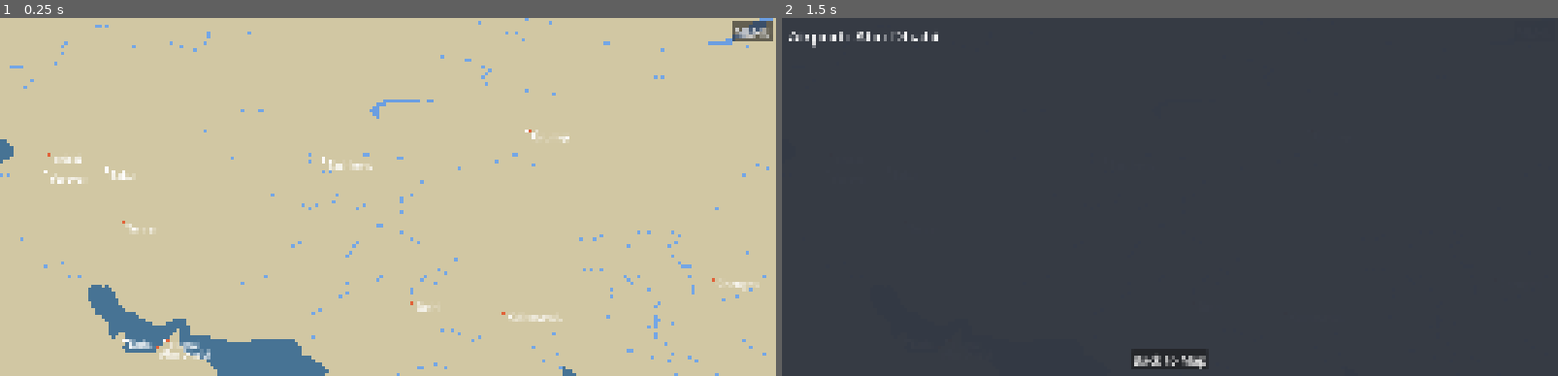
Above: before the commit, frames 1-2 (left to right).
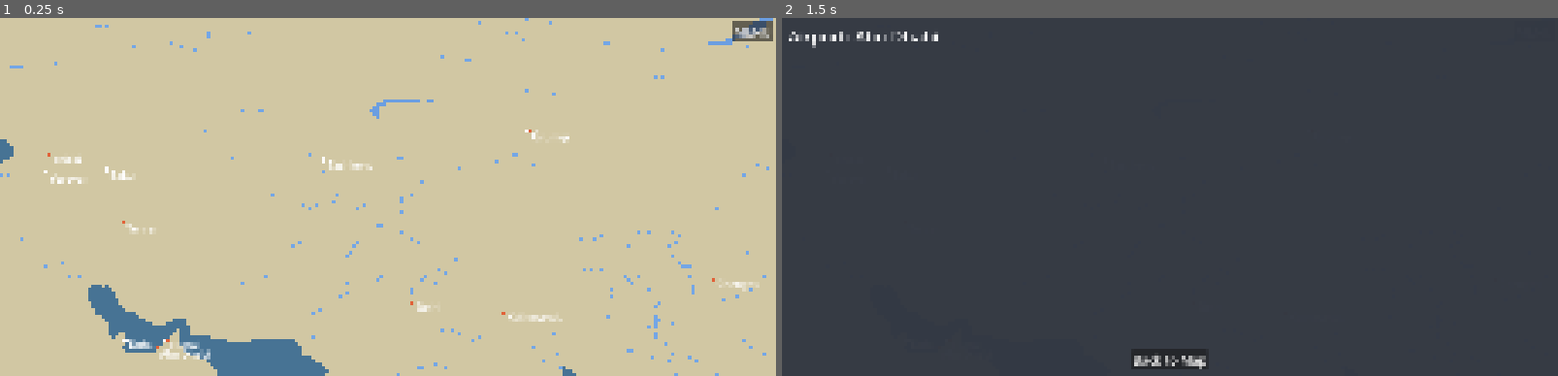
Above: after the commit, the same moments.

Repository: FelixSciFi/airline_game
Game: Godot game, scene res://scenes/main_game.tscn
The game is run twice, just before and just after one commit, with the same random seed, the same clock (stepped at 60 frames per second) and the same inputs.
Inputs (mouse positions are in pixels of both pictures, inside the frame that each line leads up to):
- Up to frame 1 (0.25 s): no input
- Up to frame 2 (1.5 s): click (944, 340) at 0.52 s; click (906, 340) at 1.27 s

The runs differ from the first frame. In frame 1, less than 0.1% of the frame differs, in the area x 3-64%, y 6-44%; in frame 2, less than 0.1%.

Commit message:
Update world_map.gd

Diff:
--- a/ui/world_map.gd
+++ b/ui/world_map.gd
@@ -17,6 +17,9 @@
 const CITY_ICON_STROKE_WIDTH := 1.2
 const CITY_ICON_RADIUS_CLAMP_MIN := 3.5
 const CITY_ICON_RADIUS_CLAMP_MAX := 12.0
+## 河流分级显示：zoom 低于阈值时不画该级。固定阈值（玩家 zoom 约 1.28～5.0）
+const RIVER_ZOOM_REGIONAL := 1.8
+const RIVER_ZOOM_MINOR := 2.6
 
 var _cities_layer: Node2D
 var _aircraft_layer: Node2D
@@ -52,6 +55,20 @@
 	var world_y: float = (90.0 - lat) / 180.0 * float(map_h)
 	return Vector2(world_x, world_y)
 
+func _compute_bbox(points: PackedVector2Array) -> Rect2:
+	if points.is_empty():
+		return Rect2(0, 0, 0, 0)
+	var min_x: float = points[0].x
+	var max_x: float = points[0].x
+	var min_y: float = points[0].y
+	var max_y: float = points[0].y
+	for i in range(1, points.size()):
+		min_x = minf(min_x, points[i].x)
+		max_x = maxf(max_x, points[i].x)
+		min_y = minf(min_y, points[i].y)
+		max_y = maxf(max_y, points[i].y)
+	return Rect2(Vector2(min_x, min_y), Vector2(max_x - min_x, max_y - min_y))
+
 func _parse_ring_to_world(outer: Array, map_w: int, map_h: int) -> PackedVector2Array:
 	var ring: PackedVector2Array = []
 	for pt in outer:
@@ -104,7 +121,7 @@
 				continue
 			var ring: PackedVector2Array = _parse_ring_to_world(outer_ring, map_w, map_h)
 			if ring.size() >= 3:
-				_land_polygons.append(ring)
+				_land_polygons.append({"points": ring, "bbox": _compute_bbox(ring)})
 		elif gtype == "MultiPolygon":
 			for poly in coords:
 				if typeof(poly) != TYPE_ARRAY or poly.is_empty():
@@ -114,7 +131,7 @@
 					continue
 				var ring: PackedVector2Array = _parse_ring_to_world(outer_ring, map_w, map_h)
 				if ring.size() >= 3:
-					_land_polygons.append(ring)
+					_land_polygons.append({"points": ring, "bbox": _compute_bbox(ring)})
 	_land_loaded = true
 	print("Land polygons cached: ", _land_polygons.size())
 
@@ -157,6 +174,11 @@
 	for feature in features:
 		if typeof(feature) != TYPE_DICTIONARY:
 			continue
+		var props = feature.get("properties", null)
+		if typeof(props) != TYPE_DICTIONARY:
+			continue
+		if str(props.get("featurecla", "")) != "River":
+			continue
 		var geom = feature.get("geometry", null)
 		if geom == null or typeof(geom) != TYPE_DICTIONARY:
 			continue
@@ -164,17 +186,18 @@
 		var coords = geom.get("coordinates", null)
 		if coords == null or typeof(coords) != TYPE_ARRAY:
 			continue
+		var scalerank: int = int(props.get("scalerank", 6))
 		if gtype == "LineString":
 			var line_pts: PackedVector2Array = _parse_line_to_world(coords, map_w, map_h)
 			if line_pts.size() >= 2:
-				_river_lines.append(line_pts)
+				_river_lines.append({"points": line_pts, "bbox": _compute_bbox(line_pts), "scalerank": scalerank})
 		elif gtype == "MultiLineString":
 			for segment in coords:
 				if typeof(segment) != TYPE_ARRAY or segment.size() < 2:
 					continue
 				var line_pts: PackedVector2Array = _parse_line_to_world(segment, map_w, map_h)
 				if line_pts.size() >= 2:
-					_river_lines.append(line_pts)
+					_river_lines.append({"points": line_pts, "bbox": _compute_bbox(line_pts), "scalerank": scalerank})
 	_river_loaded = true
 	print("River lines cached: ", _river_lines.size())
 
@@ -220,7 +243,7 @@
 				continue
 			var ring: PackedVector2Array = _parse_ring_to_world(outer_ring, map_w, map_h)
 			if ring.size() >= 3:
-				_lake_polygons.append(ring)
+				_lake_polygons.append({"points": ring, "bbox": _compute_bbox(ring)})
 		elif gtype == "MultiPolygon":
 			for poly in coords:
 				if typeof(poly) != TYPE_ARRAY or poly.is_empty():
@@ -230,7 +253,7 @@
 					continue
 				var ring: PackedVector2Array = _parse_ring_to_world(outer_ring, map_w, map_h)
 				if ring.size() >= 3:
-					_lake_polygons.append(ring)
+					_lake_polygons.append({"points": ring, "bbox": _compute_bbox(ring)})
 	_lake_loaded = true
 	print("Lake polygons cached: ", _lake_polygons.size())
 
@@ -565,24 +588,55 @@
 	draw_rect(Rect2(Vector2.ZERO, view_size), Color(0.45, 0.45, 0.48, 1))
 	# Ocean：只画一次，覆盖整个可见区域，避免三副本导致的接缝竖线
 	draw_rect(Rect2(Vector2.ZERO, view_size), OCEAN_COLOR)
-	# Land：左右连续三份副本 offset_x = -MAP_WIDTH, 0, +MAP_WIDTH
+	# 当前可见世界矩形（带 buffer，用于 land bbox 过滤）
+	var zoom: float = _map_view.get_zoom()
+	var view_center: Vector2 = _map_view.get_view_center()
+	var visible_world_width: float = view_size.x / zoom
+	var visible_world_height: float = view_size.y / zoom
+	var world_rect: Rect2 = Rect2(
+		Vector2(view_center.x - visible_world_width / 2.0, view_center.y - visible_world_height / 2.0),
+		Vector2(visible_world_width, visible_world_height)
+	)
+	world_rect = world_rect.grow(150.0)
+	# Land：左右连续三份副本 offset_x = -MAP_WIDTH, 0, +MAP_WIDTH，仅绘制与可见区域相交的 polygon
 	var offsets_x: Array = [0.0, -float(map_w), float(map_w)]
 	for offset_x in offsets_x:
 		for poly_world in _land_polygons:
+			var bbox: Rect2 = poly_world["bbox"]
+			var shifted_bbox: Rect2 = Rect2(bbox.position + Vector2(offset_x, 0), bbox.size)
+			if not shifted_bbox.intersects(world_rect):
+				continue
 			var land_screen: PackedVector2Array = []
-			for p in poly_world:
+			for p in poly_world["points"]:
 				land_screen.append(_map_view.world_to_screen(Vector2(p.x + offset_x, p.y), view_size))
 			if land_screen.size() >= 3:
 				draw_colored_polygon(land_screen, LAND_COLOR)
 		for poly_world in _lake_polygons:
+			var bbox_lake: Rect2 = poly_world["bbox"]
+			var shifted_bbox_lake: Rect2 = Rect2(bbox_lake.position + Vector2(offset_x, 0), bbox_lake.size)
+			if not shifted_bbox_lake.intersects(world_rect):
+				continue
 			var lake_screen: PackedVector2Array = []
-			for p in poly_world:
+			for p in poly_world["points"]:
 				lake_screen.append(_map_view.world_to_screen(Vector2(p.x + offset_x, p.y), view_size))
 			if lake_screen.size() >= 3:
 				draw_colored_polygon(lake_screen, LAKE_COLOR)
 		for river in _river_lines:
+			var bbox_river: Rect2 = river["bbox"]
+			var shifted_bbox_river: Rect2 = Rect2(bbox_river.position + Vector2(offset_x, 0), bbox_river.size)
+			if not shifted_bbox_river.intersects(world_rect):
+				continue
+			var sr: int = int(river.get("scalerank", 6))
+			if sr <= 2:
+				pass
+			elif sr <= 4:
+				if zoom < RIVER_ZOOM_REGIONAL:
+					continue
+			else:
+				if zoom < RIVER_ZOOM_MINOR:
+					continue
 			var pts: PackedVector2Array = []
-			for p in river:
+			for p in river["points"]:
 				pts.append(_map_view.world_to_screen(Vector2(p.x + offset_x, p.y), view_size))
 			if pts.size() >= 2:
 				draw_polyline(pts, Color(0.45, 0.65, 0.9), 1.5)
